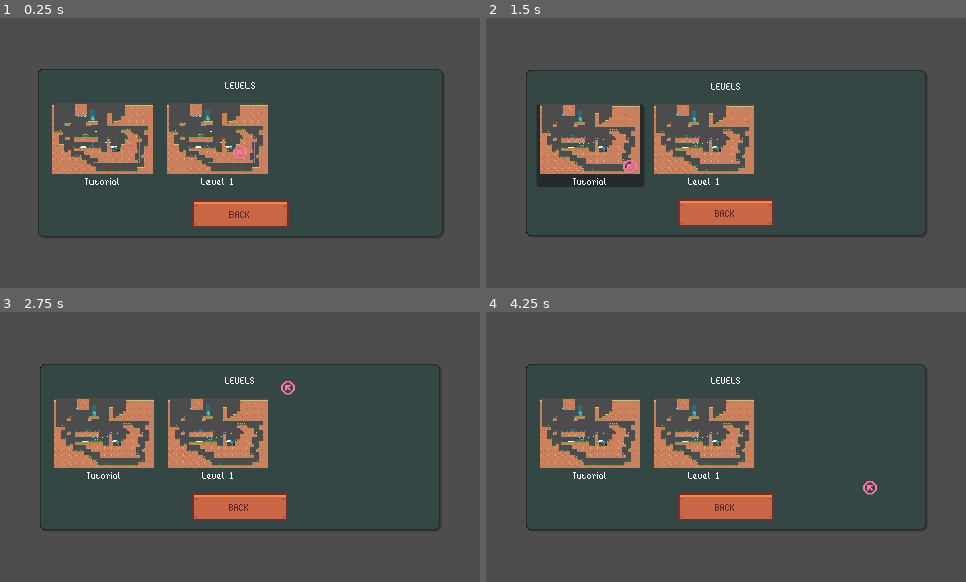
Above: before the commit, frames 1-4 (two rows, left to right).
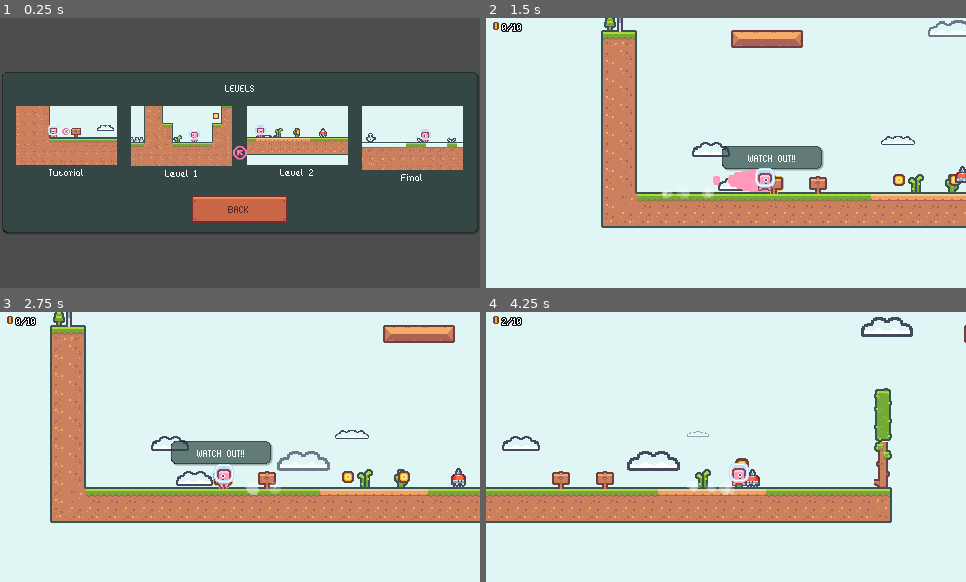
Above: after the commit, the same moments.

Repository: odabasi52/P1-NK
Game: Godot game, scene res://scenes/UI/levelselection_menu.tscn
The game is run twice, just before and just after one commit, with the same random seed, the same clock (stepped at 60 frames per second) and the same inputs. This scene is started directly instead of the project's main scene.
Inputs (mouse positions are in pixels of both pictures, inside the frame that each line leads up to):
- Up to frame 1 (0.25 s): no input
- Up to frame 2 (1.5 s): tap Enter (ui_accept) at 0.5 s; move the mouse to (831, 139) at 0.52 s; hold D (move_right) from 0.53 s (still down); click (831, 139) at 0.6 s; tap W (jump) at 0.77 s; move the mouse to (630, 166) at 1.27 s; tap Shift (dash_state) at 1.35 s
- Up to frame 3 (2.75 s): tap W (jump) at 1.52 s; move the mouse to (288, 387) at 2.02 s; release D (move_right) at 2.03 s; hold A (move_left) from 2.03 s (still down); click (288, 387) at 2.1 s
- Up to frame 4 (4.25 s): move the mouse to (702, 501) at 2.77 s; release A (move_left) at 2.78 s; hold D (move_right) from 2.78 s (still down); tap Shift (dash_state) at 2.85 s; tap W (jump) at 3.02, 3.77 s; move the mouse to (870, 487) at 3.52 s; click (870, 487) at 3.6 s

The runs differ from the first frame. In frame 1, 21% of the frame differs, in the area x 0-100%, y 18-82%; in frame 2, 98%; in frame 3, 98%; in frame 4, 98%, in the area x 0-100%, y 0-100%.

Commit message:
ozi mozi

Diff:
--- a/2DPlatformerGame/scenes/Levels/level_002.tscn
+++ b/2DPlatformerGame/scenes/Levels/level_002.tscn
@@ -520,6 +520,7 @@
 position = Vector2(-34, -158)
 
 [node name="SpaceShip" parent="." index="8"]
+visible = false
 position = Vector2(-3384, -768)
 
 [node name="Yapışkan yüzey" type="Node2D" parent="." index="9"]
--- a/2DPlatformerGame/scenes/Levels/level_003.tscn
+++ b/2DPlatformerGame/scenes/Levels/level_003.tscn
@@ -371,10 +371,11 @@
 [node name="Player" parent="." instance=ExtResource("5_viyj7")]
 
 [node name="Flag" parent="." instance=ExtResource("6_5l6si")]
+visible = false
 position = Vector2(3091, -626)
 
 [node name="SpaceShip" parent="." instance=ExtResource("9_g5s7g")]
-position = Vector2(-1436, -374)
+position = Vector2(3100, -628)
 
 [node name="Düşmanlar" type="Node2D" parent="."]
 
@@ -741,7 +742,3 @@
 [node name="TutorialSign6" parent="Tabela" instance=ExtResource("17_rx6t7")]
 position = Vector2(2597, 2)
 tutorial_text = "A tree? In this weather? You can definitely protect my life savings."
-
-[node name="TutorialSign7" parent="Tabela" instance=ExtResource("17_rx6t7")]
-position = Vector2(2970, -626)
-tutorial_text = "Fling city"
--- a/2DPlatformerGame/scenes/UI/levelselection_menu.tscn
+++ b/2DPlatformerGame/scenes/UI/levelselection_menu.tscn
@@ -1,9 +1,13 @@
-[gd_scene load_steps=14 format=3 uid="uid://do3frygrugjae"]
+[gd_scene load_steps=12 format=3 uid="uid://do3frygrugjae"]
 
 [ext_resource type="Script" uid="uid://kyt1856cyfyv" path="res://scripts/levelselection_menu.gd" id="1_vw028"]
 [ext_resource type="Theme" uid="uid://cwcw4wt01d6y0" path="res://resource/theme.tres" id="2_sqlu2"]
 [ext_resource type="PackedScene" uid="uid://bjqnex5ce748p" path="res://scenes/UI/level_container.tscn" id="3_sqlu2"]
 [ext_resource type="PackedScene" uid="uid://c8qs28yry40um" path="res://scenes/UI/animated_button.tscn" id="3_ty2s2"]
+[ext_resource type="Texture2D" uid="uid://dgwgmggvxrbw2" path="res://resource/Levels/0.PNG" id="4_e6dfq"]
+[ext_resource type="Texture2D" uid="uid://bcl8c0issqgtc" path="res://resource/Levels/1.PNG" id="5_e2bmd"]
+[ext_resource type="Texture2D" uid="uid://djjlha48me7eh" path="res://resource/Levels/2.PNG" id="6_3b184"]
+[ext_resource type="Texture2D" uid="uid://ba4ee241ts5gd" path="res://resource/Levels/3.PNG" id="7_oogha"]
 
 [sub_resource type="Animation" id="Animation_feath"]
 length = 0.001
@@ -42,23 +46,6 @@
 &"RESET": SubResource("Animation_feath"),
 &"default": SubResource("Animation_mko1u")
 }
-
-[sub_resource type="StyleBoxEmpty" id="StyleBoxEmpty_ty2s2"]
-
-[sub_resource type="StyleBoxEmpty" id="StyleBoxEmpty_0nsn0"]
-
-[sub_resource type="StyleBoxEmpty" id="StyleBoxEmpty_e6dfq"]
-
-[sub_resource type="StyleBoxEmpty" id="StyleBoxEmpty_e2bmd"]
-
-[sub_resource type="StyleBoxEmpty" id="StyleBoxEmpty_3b184"]
-
-[sub_resource type="Theme" id="Theme_oogha"]
-HScrollBar/styles/grabber = SubResource("StyleBoxEmpty_ty2s2")
-HScrollBar/styles/grabber_highlight = SubResource("StyleBoxEmpty_0nsn0")
-HScrollBar/styles/grabber_pressed = SubResource("StyleBoxEmpty_e6dfq")
-HScrollBar/styles/scroll = SubResource("StyleBoxEmpty_e2bmd")
-HScrollBar/styles/scroll_focus = SubResource("StyleBoxEmpty_3b184")
 
 [node name="LevelSelection" type="CanvasLayer"]
 script = ExtResource("1_vw028")
@@ -101,23 +88,32 @@
 text = "LEVELS"
 horizontal_alignment = 1
 
-[node name="ScrollContainer" type="ScrollContainer" parent="MarginContainer/PanelContainer/MarginContainer/VBoxContainer"]
-layout_mode = 2
-theme = SubResource("Theme_oogha")
-vertical_scroll_mode = 0
-
-[node name="Levels" type="HBoxContainer" parent="MarginContainer/PanelContainer/MarginContainer/VBoxContainer/ScrollContainer"]
+[node name="Levels" type="HBoxContainer" parent="MarginContainer/PanelContainer/MarginContainer/VBoxContainer"]
 layout_mode = 2
 size_flags_vertical = 3
 
-[node name="LevelContainer2" parent="MarginContainer/PanelContainer/MarginContainer/VBoxContainer/ScrollContainer/Levels" instance=ExtResource("3_sqlu2")]
+[node name="LevelContainer2" parent="MarginContainer/PanelContainer/MarginContainer/VBoxContainer/Levels" instance=ExtResource("3_sqlu2")]
 layout_mode = 2
 labelText = "Tutorial"
+texture = ExtResource("4_e6dfq")
 
-[node name="LevelContainer3" parent="MarginContainer/PanelContainer/MarginContainer/VBoxContainer/ScrollContainer/Levels" instance=ExtResource("3_sqlu2")]
+[node name="LevelContainer3" parent="MarginContainer/PanelContainer/MarginContainer/VBoxContainer/Levels" instance=ExtResource("3_sqlu2")]
 layout_mode = 2
 labelText = "Level 1"
+texture = ExtResource("5_e2bmd")
 levelNumber = 1
+
+[node name="LevelContainer4" parent="MarginContainer/PanelContainer/MarginContainer/VBoxContainer/Levels" instance=ExtResource("3_sqlu2")]
+layout_mode = 2
+labelText = "Level 2"
+texture = ExtResource("6_3b184")
+levelNumber = 2
+
+[node name="LevelContainer5" parent="MarginContainer/PanelContainer/MarginContainer/VBoxContainer/Levels" instance=ExtResource("3_sqlu2")]
+layout_mode = 2
+labelText = "Final"
+texture = ExtResource("7_oogha")
+levelNumber = 3
 
 [node name="MarginContainer2" type="MarginContainer" parent="MarginContainer/PanelContainer/MarginContainer/VBoxContainer"]
 layout_mode = 2
--- a/2DPlatformerGame/scenes/level_manager.tscn
+++ b/2DPlatformerGame/scenes/level_manager.tscn
@@ -1,9 +1,11 @@
-[gd_scene load_steps=4 format=3 uid="uid://0yxmbwioshrl"]
+[gd_scene load_steps=6 format=3 uid="uid://0yxmbwioshrl"]
 
 [ext_resource type="Script" uid="uid://bkg6v0u8gj75t" path="res://scripts/LevelManager.gd" id="1_y1h5l"]
 [ext_resource type="PackedScene" uid="uid://dhh3x3bct5b4w" path="res://scenes/Levels/Level_001.tscn" id="2_b8bu4"]
 [ext_resource type="PackedScene" uid="uid://8bbitwipxsky" path="res://scenes/Levels/level_000.tscn" id="3_e5u5a"]
+[ext_resource type="PackedScene" uid="uid://csuy127kk4ukl" path="res://scenes/Levels/level_002.tscn" id="4_kfnik"]
+[ext_resource type="PackedScene" uid="uid://g6bw6gl0qule" path="res://scenes/Levels/level_003.tscn" id="5_dpnu2"]
 
 [node name="LevelManager" type="Node"]
 script = ExtResource("1_y1h5l")
-level_scenes = Array[PackedScene]([ExtResource("3_e5u5a"), ExtResource("2_b8bu4")])
+level_scenes = Array[PackedScene]([ExtResource("3_e5u5a"), ExtResource("2_b8bu4"), ExtResource("4_kfnik"), ExtResource("5_dpnu2")])
Binary file added: 2DPlatformerGame/resource/Levels/0.PNG
Not shown, added: 2DPlatformerGame/resource/Levels/0.PNG.import
Binary file added: 2DPlatformerGame/resource/Levels/1.PNG
Not shown, added: 2DPlatformerGame/resource/Levels/1.PNG.import
Binary file added: 2DPlatformerGame/resource/Levels/2.PNG
Not shown, added: 2DPlatformerGame/resource/Levels/2.PNG.import
Binary file added: 2DPlatformerGame/resource/Levels/3.PNG
Not shown, added: 2DPlatformerGame/resource/Levels/3.PNG.import
Not shown: 1 places in 2DPlatformerGame/scenes/Levels/Level_001.tscn that only renumber resources
